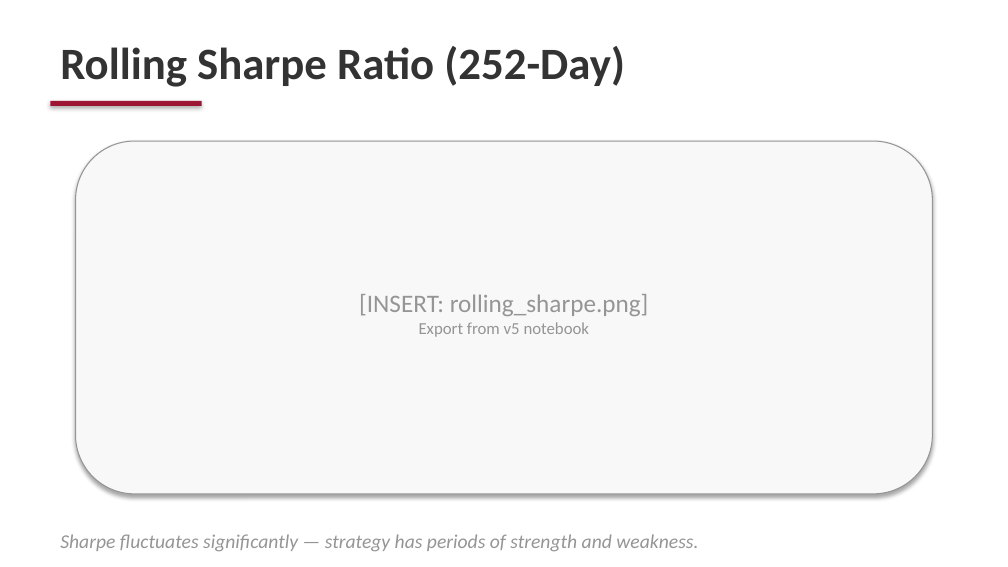
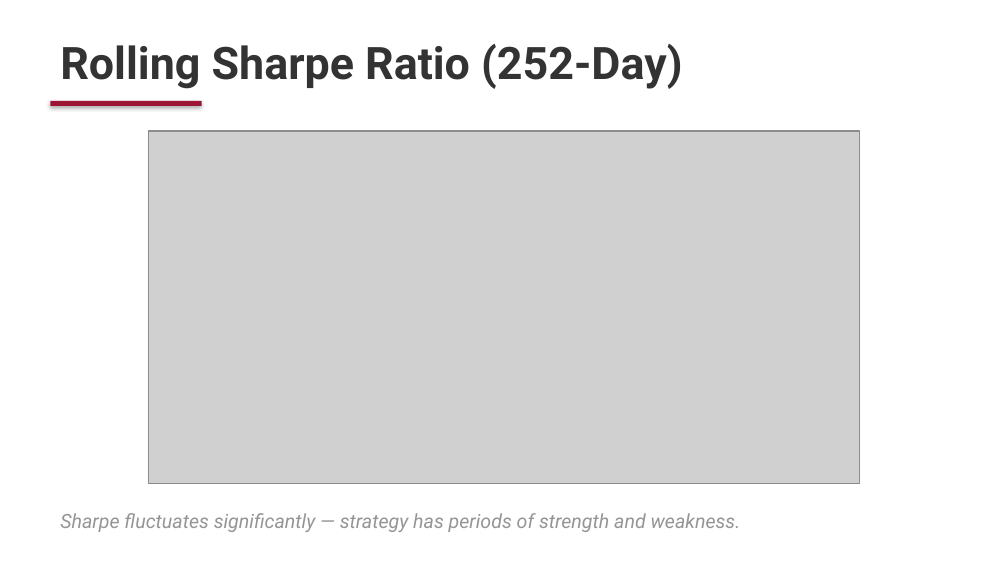
Before and after one commit to Ayan-Mahmood/QuantHFStrat, a slide deck: slide 12 of FE571_Final_Presentation_v2.pptx. Drawn at 1008x567 pixels with LibreOffice and Linux fonts; fonts in the diff are those of the drawing; grey boxes stand for pictures. Boxes give left, top, right and bottom in pixels: in the first picture for what was removed or moved away, otherwise in the second. Text is boxed around its words. In the diff, an @@ line names an element or a change of style, - is before the commit and + after.

```diff
--- a/FE571_Final_Presentation_v2.pptx
+++ b/FE571_Final_Presentation_v2.pptx
@@ text "Rolling Sharpe Ratio (252-Day)" at <box>60,44,682,89</box>: font Calibri to Roboto @@
@@ rounded rectangle removed at <box>76,141,932,494</box> @@
@@ picture added at <box>148,131,859,484</box> @@
@@ text removed at <box>359,294,649,337</box> @@
-[INSERT: rolling_sharpe.png]
-Export from v5 notebook
@@ text "Sharpe fluctuates significantly — strategy ..." at <box>60,513,741,532</box>: font Calibri to Roboto @@
@@ text "Sharpe fluctuates significantly — strategy ...": place and size @@
-text "Sharpe fluctuates significantly — strategy ..." at <box>60,534,698,551</box>
+text "Sharpe fluctuates significantly — strategy ..." at <box>60,513,741,532</box>
```
Also in this commit, not shown: 18 other slides changed, 1 slide added, 1 slide removed, 19 other files.
